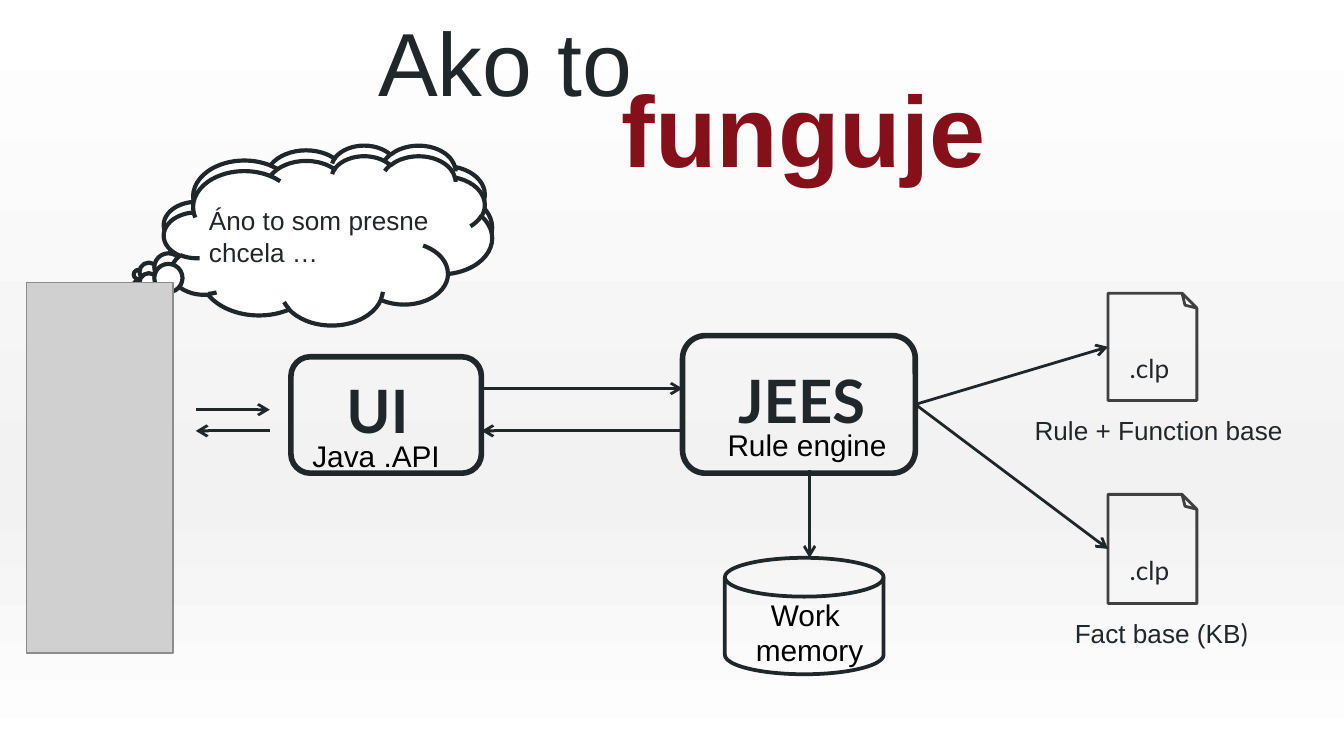
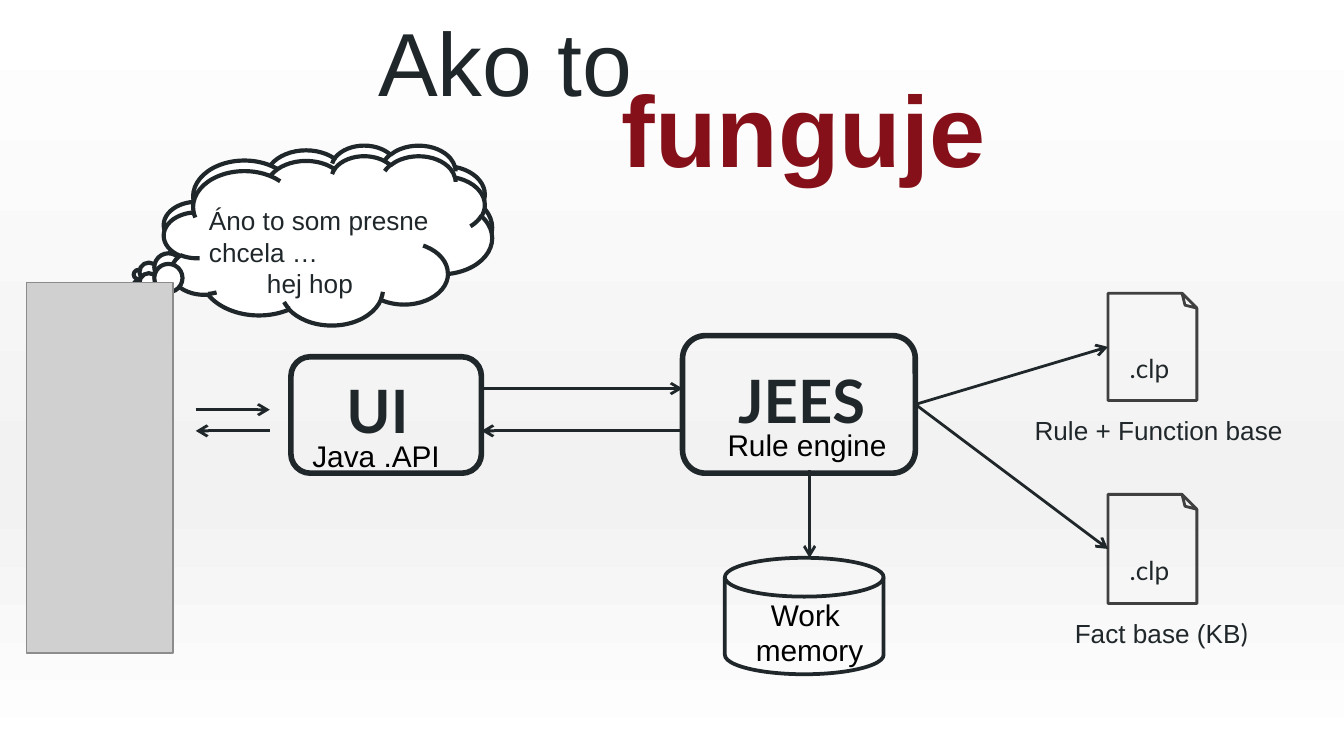
Before and after one commit to heriproj/3E, a slide deck: slide 11 of Jozef_Krajčovič.pptx. Drawn at 1344x756 pixels with LibreOffice and Linux fonts; fonts in the diff are those of the drawing; grey boxes stand for pictures. Boxes give left, top, right and bottom in pixels: in the first picture for what was removed or moved away, otherwise in the second. Text is boxed around its words. In the diff, an @@ line names an element or a change of style, - is before the commit and + after.

```diff
--- a/Jozef_Krajčovič.pptx
+++ b/Jozef_Krajčovič.pptx
@@ text at bbox=[267, 274, 353, 299]: paragraph added @@
+hej hop
```
Also in this commit, not shown: 3 other slides changed, 2 slides added, 2 slides removed, 1 other file.
